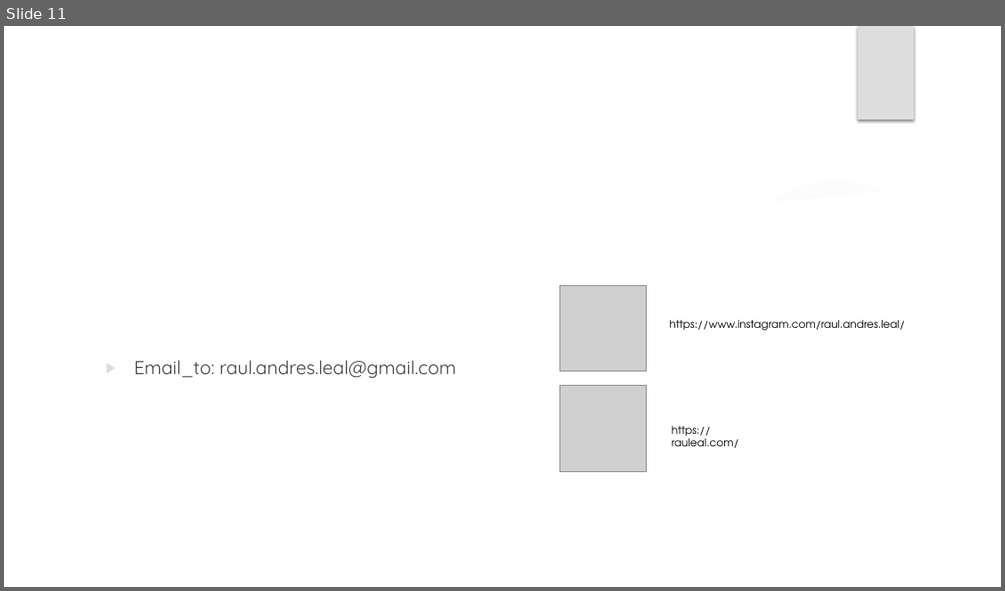
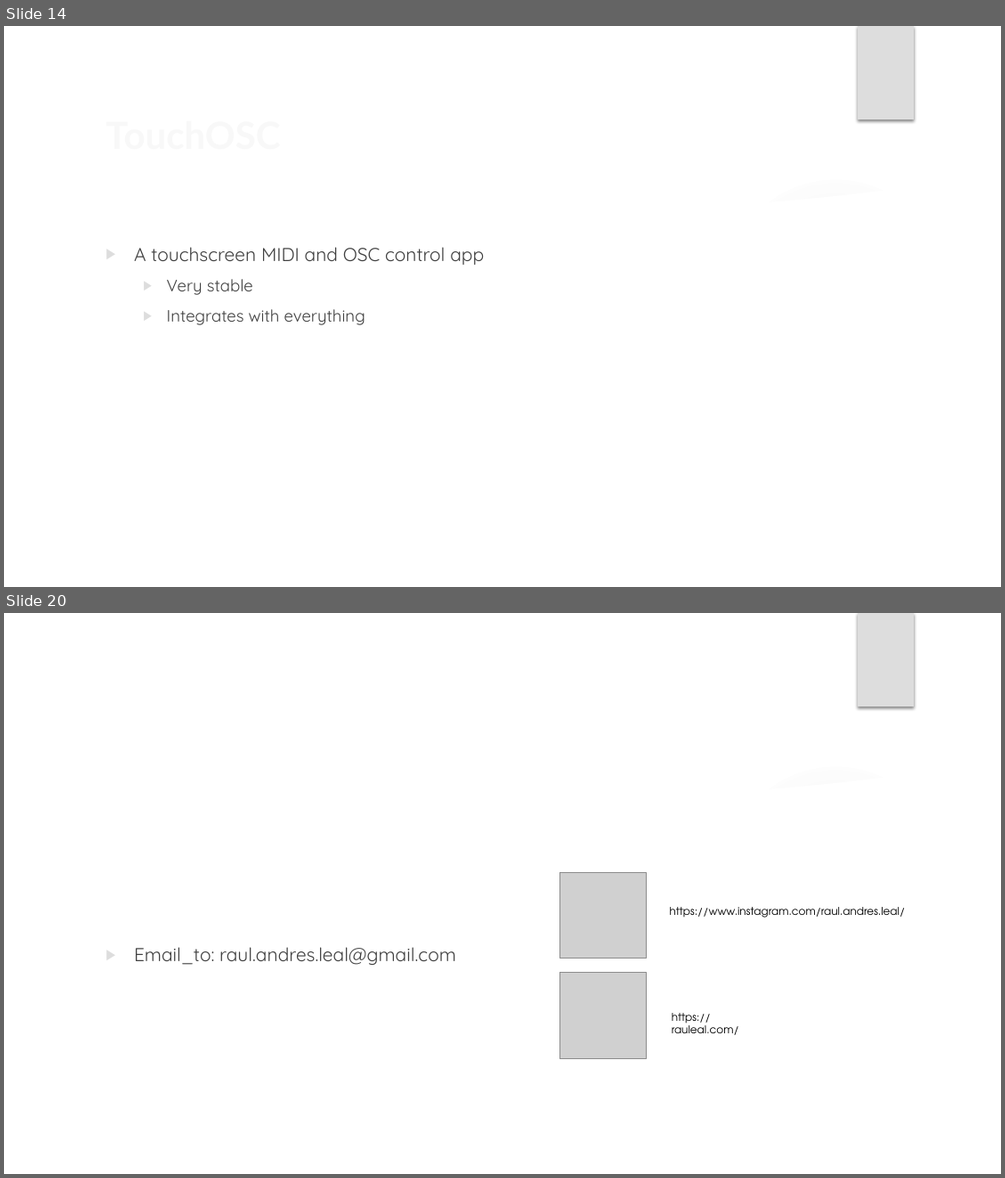
Before and after one commit to Rauleal/TouchDesigner_Bauhaus_workshop, a slide deck: Sensors_Osc Workshop/Workshop_presentation.pptx. Shown one above the other, each under a label of ours: slide 11 before the commit, slides 14 and 20 after it; the slides between them are not shown. The pictures are 1005x591 and 1005x1178 pixels, drawn with LibreOffice and Linux fonts; fonts in the diff are those of the drawing; grey boxes stand for pictures; background and template pictures are left out. Boxes give left, top, right and bottom in pixels: in the first picture for what was removed or moved away, otherwise in the second. Text is boxed around its words. In the diff, an @@ line names an element or a change of style, - is before the commit and + after.

```diff
--- a/Sensors_Osc Workshop/Workshop_presentation.pptx
+++ b/Sensors_Osc Workshop/Workshop_presentation.pptx
@@ slide 14 added at [4, 26, 1001, 587], background picture (left out) @@
@@ group added at [4, 26, 1001, 587]: 3 ellipses, 3 freeform shapes @@
@@ rectangle added at [858, 26, 914, 119], fill #DDDDDD @@
@@ title added at [98, 105, 820, 163], 36 pt, text #F8F8F8, bold @@
+TouchOSC
@@ text added at [134, 247, 484, 325], 16 pt, text #404040 @@
+▶ A touchscreen MIDI and OSC control app
+  ▶ Very stable
+  ▶ Integrates with everything
@@ what was slide 11 is now slide 20 @@
```
Also in this commit, not shown: 5 slides changed, 9 other slides added, 1 slide removed, 38 other files.
